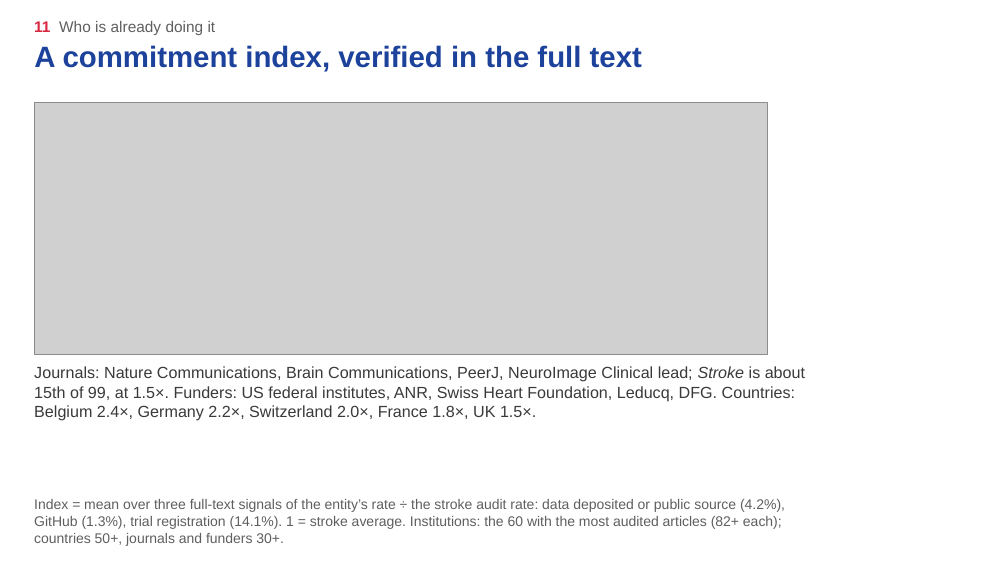
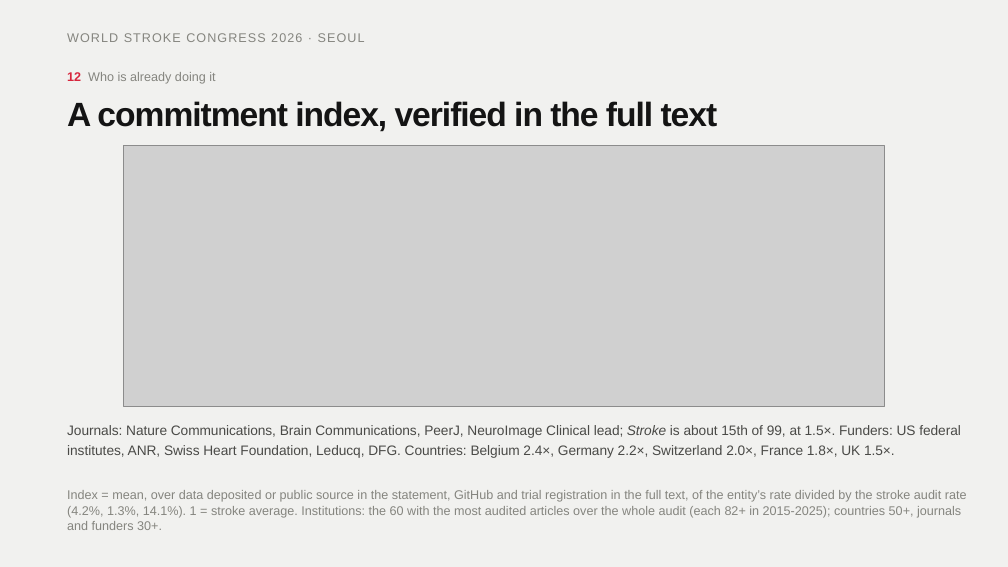
Before and after one commit to Friseeb/stroke_open_science, a slide deck: slide 14 of talk/deck/congress/Fridman_WSC2026_open_science.pptx (slide 13 before the commit). Drawn at 1008x567 pixels with LibreOffice and Linux fonts; fonts in the diff are those of the drawing; grey boxes stand for pictures; background and template pictures are left out. Boxes give left, top, right and bottom in pixels: in the first picture for what was removed or moved away, otherwise in the second. Text is boxed around its words. In the diff, an @@ line names an element or a change of style, - is before the commit and + after.

```diff
--- a/talk/deck/congress/Fridman_WSC2026_open_science.pptx
+++ b/talk/deck/congress/Fridman_WSC2026_open_science.pptx
@@ background picture (left out) to #F1F1EF @@
@@ text added at bbox=[67, 33, 365, 42], 9 pt, text #85857F @@
+WORLD STROKE CONGRESS 2026 · SEOUL
@@ text at bbox=[67, 72, 215, 84]: text changed; size 11 to 9 pt; text colour #5F5F5F to #85857F @@
-11 Who is already doing it
+12 Who is already doing it
@@ title "A commitment index, verified in ...": place and size @@
-title "A commitment index, verified in ..." at bbox=[34, 45, 642, 72]
+title "A commitment index, verified in ..." at bbox=[67, 101, 718, 132]
@@ title "A commitment index, verified in ..." at bbox=[67, 101, 718, 132]: size 21 to 24 pt, text colour #1D429C to #141414, letter spacing 0 to -0.8 pt; line spacing 1 to 25.9pt @@
@@ picture: place and size @@
-picture at bbox=[34, 103, 767, 355]
+picture at bbox=[124, 145, 885, 406]
@@ text "Journals: Nature Communications, Brain Communications, ...": place and size @@
-text "Journals: Nature Communications, Brain Communications, ..." at bbox=[34, 366, 805, 421]
+text "Journals: Nature Communications, Brain Communications, ..." at bbox=[67, 425, 961, 458]
@@ text "Journals: Nature Communications, Brain Communications, ..." at bbox=[67, 425, 961, 458]: size 11.5 to 9.8 pt, text colour #3A3A3A to #4A4A47; line spacing 1 to 13.7pt @@
@@ text at bbox=[67, 490, 967, 530]: text changed; size 10 to 9 pt; text colour #5F5F5F to #85857F @@
-Index = mean over three full-text signals of the entity’s rate ÷ the stroke audit rate: data deposited or public source (4.2%), GitHub (1.3%), trial registration (14.1%). 1 = stroke average. Institutions: the 60 with the most audited articles (82+ each); countries 50+, journals and funders 30+.
+Index = mean, over data deposited or public source in the statement, GitHub and trial registration in the full text, of the entity’s rate divided by the stroke audit rate (4.2%, 1.3%, 14.1%). 1 = stroke average. Institutions: the 60 with the most audited articles over the whole audit (each 82+ in 2015-2025); countries 50+, journals and funders 30+.
@@ text "Index = mean, over data ..." at bbox=[67, 490, 967, 530]: vertical alignment bottom to top @@
```
Also in this commit, not shown: 13 other slides changed, 2 slides added, 1 slide removed, 36 other files.
